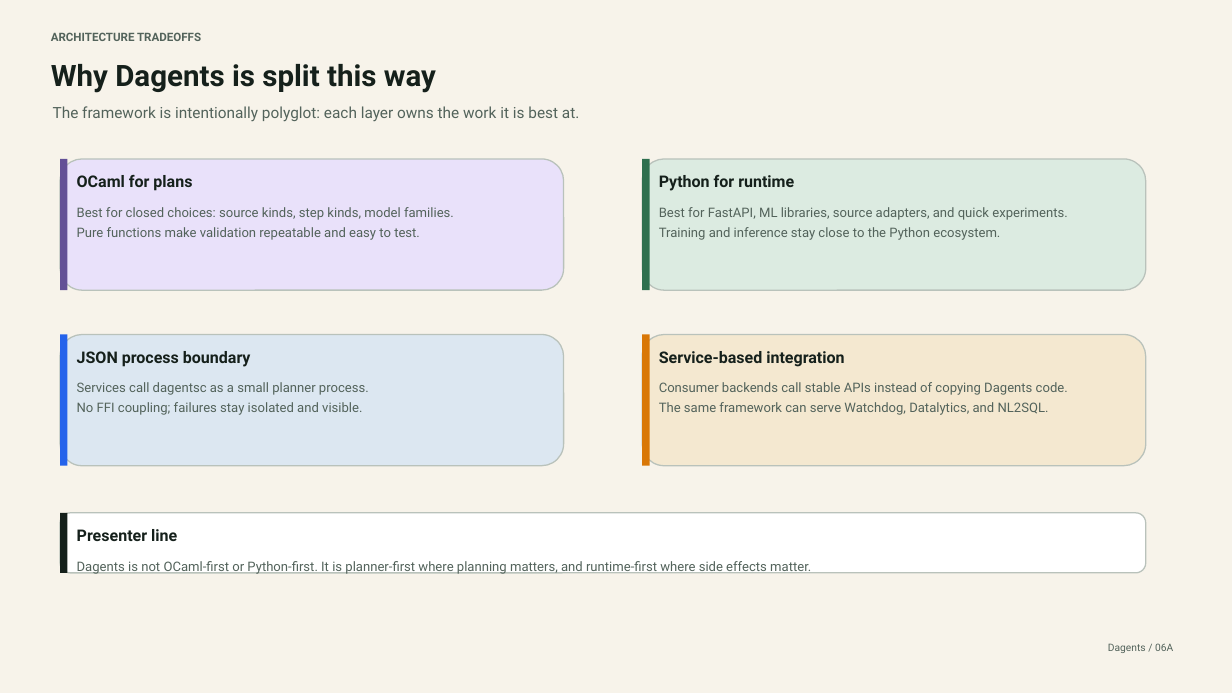
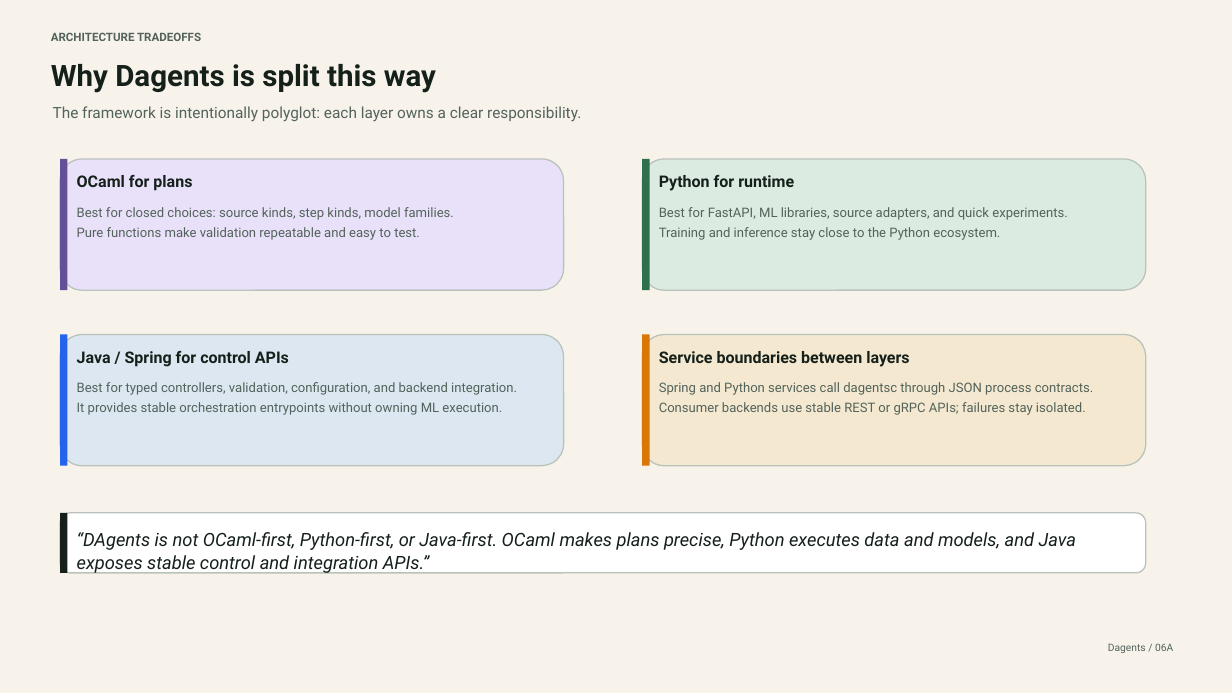
Before and after one commit to pradyunuydarp/Dagents, a slide deck: slide 22 of docs/presentation/dagents-project-presentation.pptx (slide 11 before the commit). Drawn at 1232x693 pixels with LibreOffice and Linux fonts; fonts in the diff are those of the drawing. Boxes give left, top, right and bottom in pixels: in the first picture for what was removed or moved away, otherwise in the second. Text is boxed around its words. In the diff, an @@ line names an element or a change of style, - is before the commit and + after.

```diff
--- a/docs/presentation/dagents-project-presentation.pptx
+++ b/docs/presentation/dagents-project-presentation.pptx
@@ text at (53, 106, 581, 121): text changed @@
-The framework is intentionally polyglot: each layer owns the work it is best at.
+The framework is intentionally polyglot: each layer owns a clear responsibility.
@@ text at (77, 351, 289, 367): text changed @@
-JSON process boundary
+Java / Spring for control APIs
@@ text at (659, 351, 909, 367): text changed @@
-Service-based integration
+Service boundaries between layers
@@ text at (77, 382, 517, 415): text changed @@
-Services call dagentsc as a small planner process.
-No FFI coupling; failures stay isolated and visible.
+Best for typed controllers, validation, configuration, and backend integration.
+It provides stable orchestration entrypoints without owning ML execution.
@@ text at (659, 382, 1093, 415): text changed @@
-Consumer backends call stable APIs instead of copying Dagents code.
-The same framework can serve Watchdog, Datalytics, and NL2SQL.
+Spring and Python services call dagentsc through JSON process contracts.
+Consumer backends use stable REST or gRPC APIs; failures stay isolated.
@@ text at (77, 532, 1076, 574): text changed; size 10.2 to 14.2 pt; text colour #53635B to #15201B; italic on @@
-Dagents is not OCaml-first or Python-first. It is planner-first where planning matters, and runtime-first where side effects matter.
+“DAgents is not OCaml-first, Python-first, or Java-first. OCaml makes plans precise, Python executes data and models, and Java exposes stable control and integration APIs.”
@@ text "“DAgents is not OCaml-first, Python-first, ..." at (77, 532, 1076, 574): vertical alignment top to middle @@
@@ text removed at (77, 529, 177, 541) @@
-Presenter line
```
Also in this commit, not shown: 9 other slides changed, 37 slides added, 41 other files.
